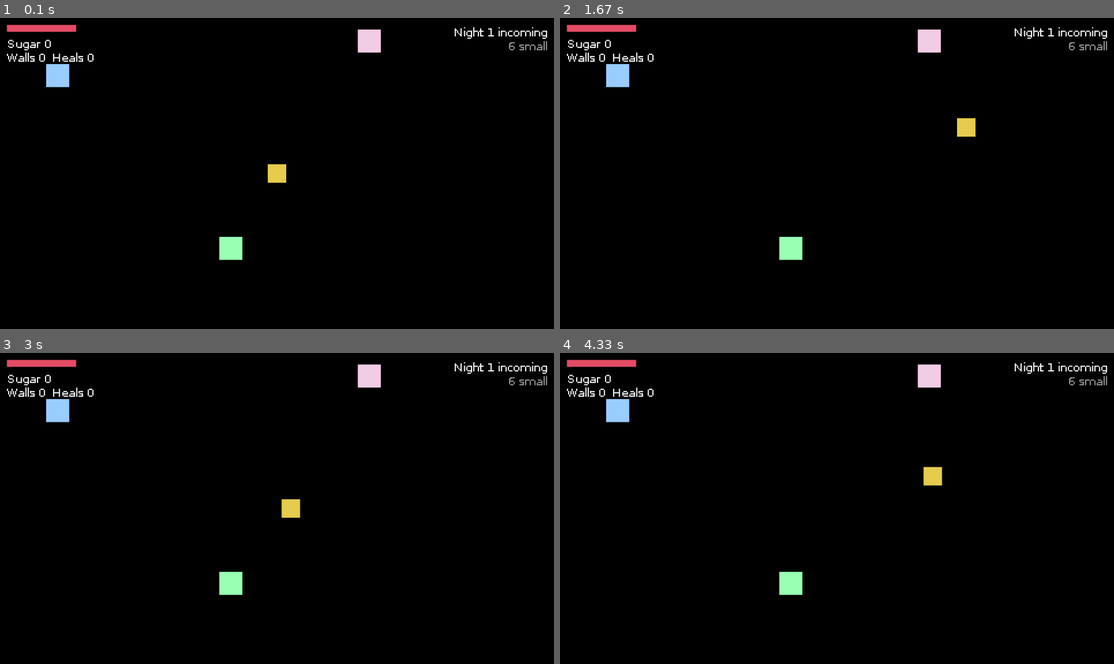
Above: before the commit, frames 1-4 (two rows, left to right).
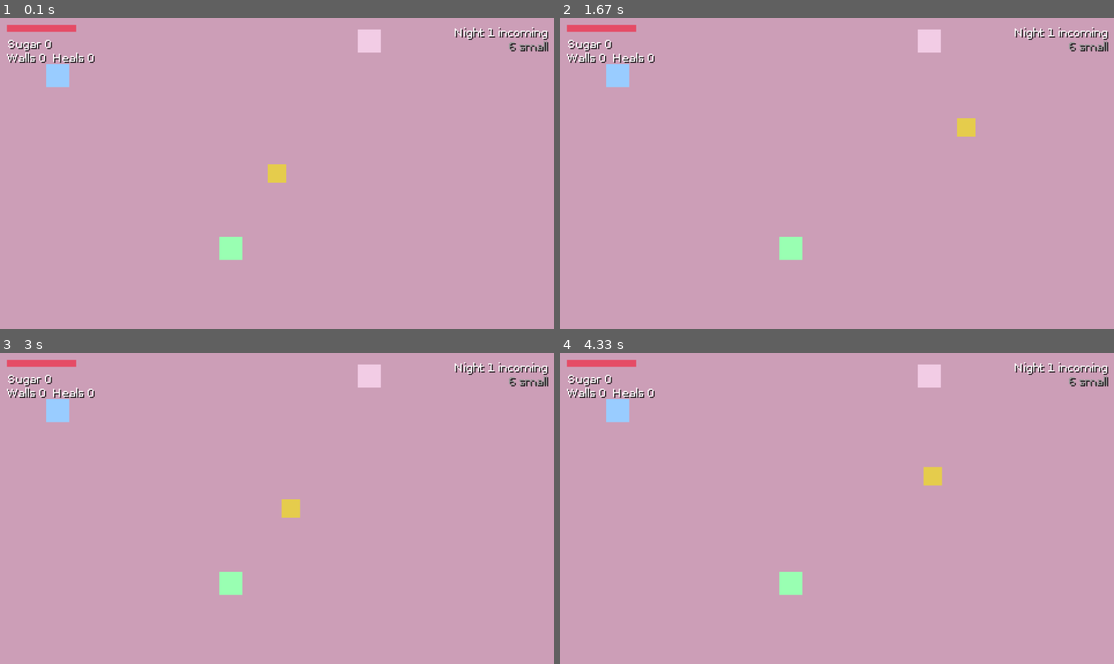
Above: after the commit, the same moments.

Repository: Lallethu/journey-trough-jhell
Game: LÖVE game, started from main.lua
Same seed, same stepped clock (60 frames per second), same inputs: the game is played once before the commit and once after it.
Inputs (mouse positions are in pixels of both pictures, inside the frame that each line leads up to):
- Up to frame 1 (0.1 s): no input
- Up to frame 2 (1.67 s): hold Right 0.33-0.8 s; move the mouse to (814, 185) at 0.37 s; hold Up 0.88-1.18 s; move the mouse to (1014, 164) at 0.92 s; hold Right from 1.22 s (still down); move the mouse to (704, 176) at 1.25 s
- Up to frame 3 (3 s): release Right at 1.68 s; hold Left 1.72-2.25 s; move the mouse to (105, 461) at 1.75 s; hold Down 2.28-2.58 s; move the mouse to (360, 399) at 2.32 s; hold Left from 2.62 s (still down); move the mouse to (343, 536) at 2.65 s
- Up to frame 4 (4.33 s): release Left at 3.02 s; hold Up 3.05-3.42 s; move the mouse to (848, 402) at 3.08 s; hold Right 3.45-4.08 s; move the mouse to (637, 499) at 3.48 s; hold Down from 4.12 s (still down); move the mouse to (842, 539) at 4.15 s

The runs differ from the first frame. In frame 1, 98% of the frame differs, in the area x 0-100%, y 0-100%; in frame 2, 98%; in frame 3, 98%; in frame 4, 98%.

Commit message:
Update the day state to include a timer and transition to dusk when time runs out

Diff:
--- a/src/states/day.lua
+++ b/src/states/day.lua
@@ -1,36 +1,50 @@
+---@type Screen
+local Screen     = require("src.core.screen")
+local Util       = require("src.core.util")
 ---@type Commands
-local Commands = require("src.commands.player")
+local Commands   = require("src.commands.player")
+---@type Events
+local Events     = require("src.core.events")
 ---@type HUD
-local HUD      = require("src.ui.hud")
-local Profiler = require("src.core.profiler")
+local HUD        = require("src.ui.hud")
+local Profiler   = require("src.core.profiler")
 
-local keymap   = { interact = Commands.interact }
+local daytimings = require("src.data.day_timings")
+local palettes   = require("src.data.palettes")
+
+local keymap     = { interact = Commands.interact }
+local sky        = { 1, 1, 1, 1 }
 
 ---@type State
-local DayState = {}
+local DayState   = {}
 
 function DayState:enter()
+  self.timeLeft = daytimings.DAY_LENGTH
   self.world:eachOfKind("interactable",
     ---@param e Interactable
     function(e)
       e:refresh()
     end)
+  Events.emit("phase_changed", "day")
 end
 
 function DayState:exit() end
 
 function DayState:update(dt)
   self.world:update(dt)
+  self.timeLeft = math.max(self.timeLeft - dt, 0)
+  if self.timeLeft <= 0 then self.machine:switch("dusk") end
 end
 
 function DayState:draw()
+  local k = Util.clamp(1 - self.timeLeft / daytimings.WARNING_TIME, 0, 1)
+  Screen.fill(Util.mixColor(palettes.DAY, palettes.DUSK, k, sky))
   self.world:draw()
-  HUD.drawDay(self.world)
+  HUD.drawDay(self.world, self.timeLeft)
 end
 
 function DayState:onAction(action)
-  -- TODO: remove that later
-  if action == "debug_switch_state" then self.machine:switch("night") end
+  if action == "end_day" then self.machine:switch("dusk") end
   -- TODO: remove that later
   if action == "debug_profiler" then Profiler.toggle() end
   if action == "debug_reset_profiler" then Profiler.reset() end
